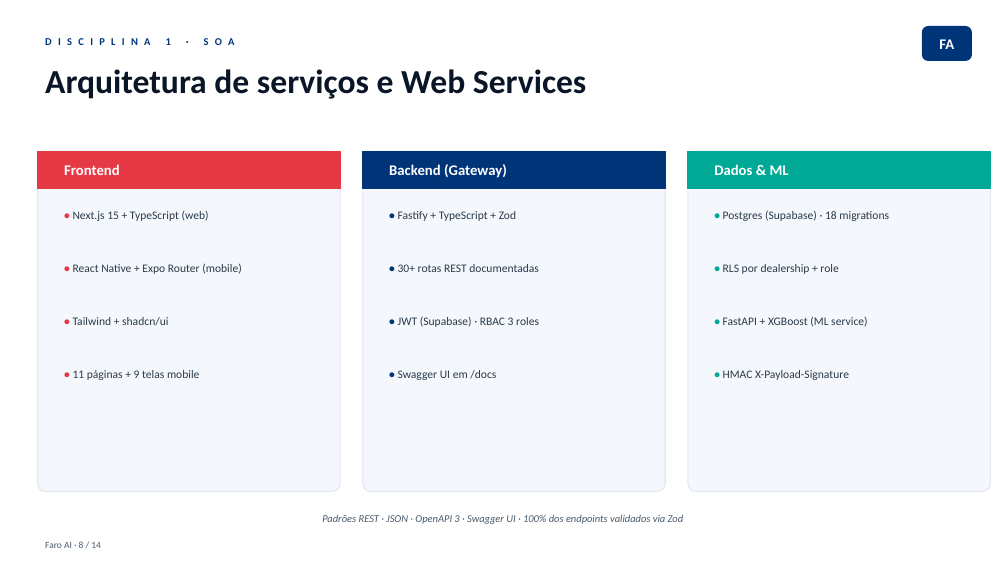
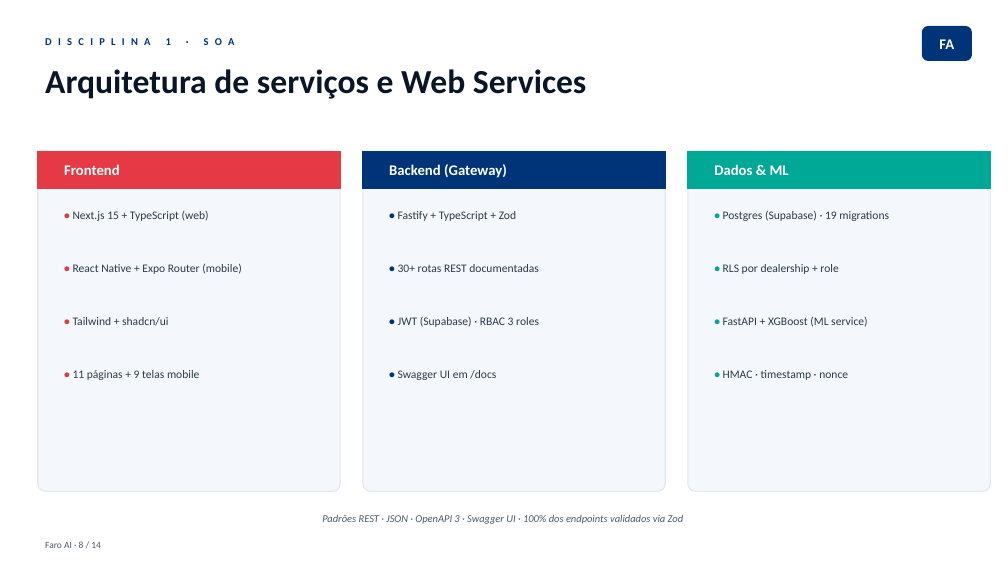
Before and after one commit to P0lid0/ford-fiap-challenge, a slide deck: slide 8 of docs/deliverables/Apresentacao_FaroAI.pptx. Drawn at 1008x567 pixels with LibreOffice and Linux fonts; fonts in the diff are those of the drawing. Boxes give left, top, right and bottom in pixels: in the first picture for what was removed or moved away, otherwise in the second. Text is boxed around its words. In the diff, an @@ line names an element or a change of style, - is before the commit and + after.

```diff
--- a/docs/deliverables/Apresentacao_FaroAI.pptx
+++ b/docs/deliverables/Apresentacao_FaroAI.pptx
@@ text at (723,210,889,221): text changed @@
-• Postgres (Supabase) · 18 migrations
+• Postgres (Supabase) · 19 migrations
@@ text at (723,370,848,380): text changed @@
-• HMAC X-Payload-Signature
+• HMAC · timestamp · nonce
```
Also in this commit, not shown: 5 other slides changed, 1 slide added, 1 slide removed, 53 other files.
